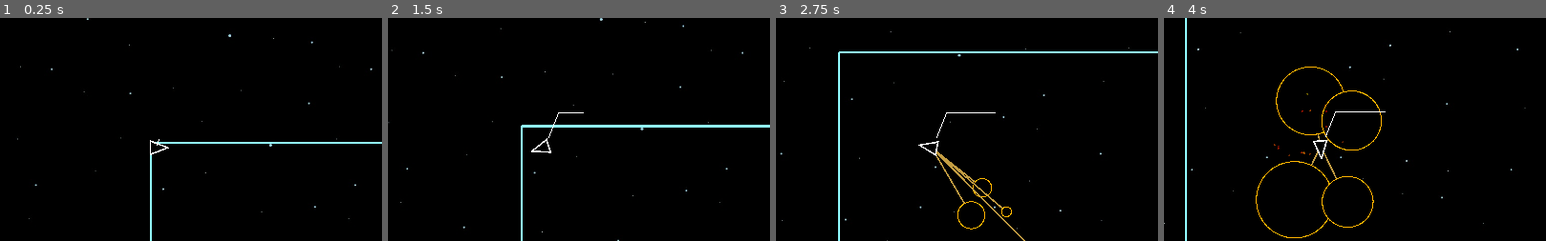
Above: before the commit, frames 1-4 (left to right).
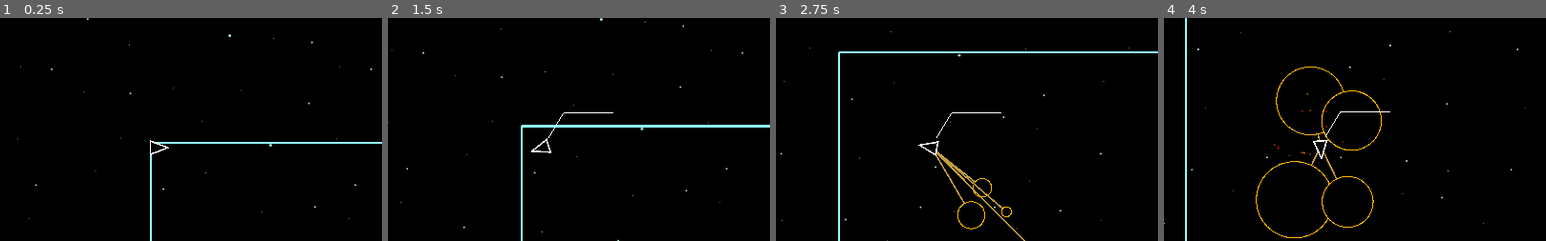
Above: after the commit, the same moments.

Repository: waltr21/New_Co
Game: Godot game, scene res://Scenes/Sample_Scene.tscn
The game is run twice, just before and just after one commit, with the same random seed, the same clock (stepped at 60 frames per second) and the same inputs.
Inputs:
- Up to frame 1 (0.25 s): no input
- Up to frame 2 (1.5 s): tap Enter (Coords, bound only after the commit) at 0.5 s; hold D (player_right) 0.53-1.28 s; hold Enter (Coords, bound only after the commit) 0.53-1.28 s; hold A (player_left) from 1.28 s (still down); tap Space (player_fire) at 1.35 s
- Up to frame 3 (2.75 s): tap Enter (Coords, bound only after the commit) at 1.55, 2.3 s; release A (player_left) at 2.03 s; hold D (player_right) from 2.03 s (still down); hold P (temp_ast) from 2.03 s (still down)
- Up to frame 4 (4 s): release D (player_right) at 2.78 s; release P (temp_ast) at 2.78 s; hold W (player_up) 2.78-3.53 s; tap Enter (Coords, bound only after the commit) at 2.85 s; hold A (player_left) from 3.53 s (still down); hold Enter (Coords, bound only after the commit) from 3.53 s (still down)
The pictures show only the part of the screen within x 30-80%, y 21-71%; the shares and areas given below are measured in that part.

The runs differ from the first frame. In frame 1, less than 0.1% of the frame differs, in the area x 41-42%, y 54-58%; in frame 2, less than 0.1%, in the area x 42-59%, y 42-53%; in frame 3, less than 0.1%; in frame 4, less than 0.1%.

Commit message:
Player key added. Backwards animation

Diff:
--- a/Models/Ship/PlayerCoords.gd
+++ b/Models/Ship/PlayerCoords.gd
@@ -1,11 +1,13 @@
 extends Node2D
 
-var line1End = Vector2(30, -70)
+var line1End = Vector2(40, -70)
 var line2End = Vector2(100, -70)
 var scale1 = 0
 var scale2 = 0
-var scaleRate = 1
-var show = true
+var scaleRate = 3
+var show = false
+var grow = true
+var stamp = OS.get_ticks_msec()
 onready var label = get_node("Label")
 
 # Called when the node enters the scene tree for the first time.
@@ -19,10 +21,16 @@
 	if(show):
 		label.text = str(int(get_parent().position.x) / 100) + " - " + str(int(get_parent().position.y) / 100)
 		self.rotation = get_parent().rotation * -1
-		scaleUp(delta)
+		if(grow):
+			scaleUp(delta)
+		else:
+			scaleDown(delta)
 		boundScale()
 	if(scale1 > 0 and show):
 		update()
+		if (OS.get_ticks_msec() - stamp > 4000):
+			setHide()
+
 
 func scaleUp(d):
 	scale1 += scaleRate * d
@@ -30,13 +38,35 @@
 		scale2 += scaleRate * d
 		label.rect_scale = Vector2(scale2,1)
 
+func scaleDown(d):
+	scale2 -= scaleRate * d
+	label.rect_scale = Vector2(scale2,1)
+	if(scale2 <= 0):
+		scale1 -= scaleRate * d
+		grow = false
+
+func setShow():
+	stamp = OS.get_ticks_msec()
+	show = true
+
+func setHide():
+	grow = false
+
 func boundScale():
 	if(scale1 > 1):
 		scale1 = 1.0
 	if(scale2 > 1):
 		scale2 = 1.0
+	if(scale1 < 0):
+		scale1 = 0.0
+		grow = true
+		show = false
+		label.rect_scale = Vector2(0,0)
+	if(scale2 < 0):
+		scale2 = 0.0
 
 func _draw():
-	var temp = Vector2(line1End.x + line2End.x * scale2, line2End.y)
-	draw_line(Vector2(10,-20) * scale1, line1End * scale1, "#FFF", 1.0)
-	draw_line(line1End, temp, "#FFF", 1.0)
+	if(show):
+		var temp = Vector2(line1End.x + line2End.x * scale2, line2End.y)
+		draw_line(Vector2(10,-20) * scale1, line1End * scale1, "#FFF", 1.0)
+		draw_line(line1End, temp, "#FFF", 1.0)
--- a/Models/Ship/Ship.gd
+++ b/Models/Ship/Ship.gd
@@ -23,6 +23,7 @@
 onready var heatBar = get_node("ShipOverlay/ShipHeatBar")
 onready var healthBar = get_node("ShipOverlay/ShipHealthBar")
 onready var camera = get_node("ShipCamera")
+onready var coords = get_node("Coords")
 
 # Called when the node enters the scene tree for the first time.
 func _ready():
@@ -70,6 +71,10 @@
 	#Player firing
 	if Input.is_action_pressed("player_fire"):
 		shoot()
+
+	#Player firing
+	if Input.is_action_pressed("Coords"):
+		coords.setShow()
 
 	#Remove later.....
 	if Input.is_action_pressed("temp_ast"):
--- a/project.godot
+++ b/project.godot
@@ -63,6 +63,11 @@
 , Object(InputEventJoypadButton,"resource_local_to_scene":false,"resource_name":"","device":0,"button_index":8,"pressure":0.0,"pressed":false,"script":null)
  ]
 }
+Coords={
+"deadzone": 0.5,
+"events": [ Object(InputEventKey,"resource_local_to_scene":false,"resource_name":"","device":0,"alt":false,"shift":false,"control":false,"meta":false,"command":false,"pressed":false,"scancode":16777221,"unicode":0,"echo":false,"script":null)
+ ]
+}
 
 [rendering]
 
